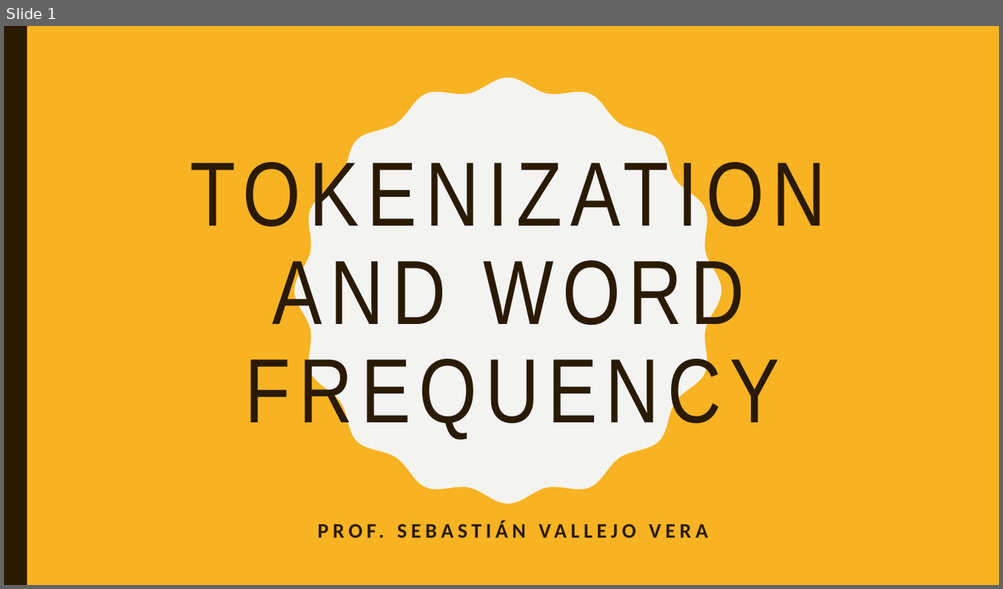
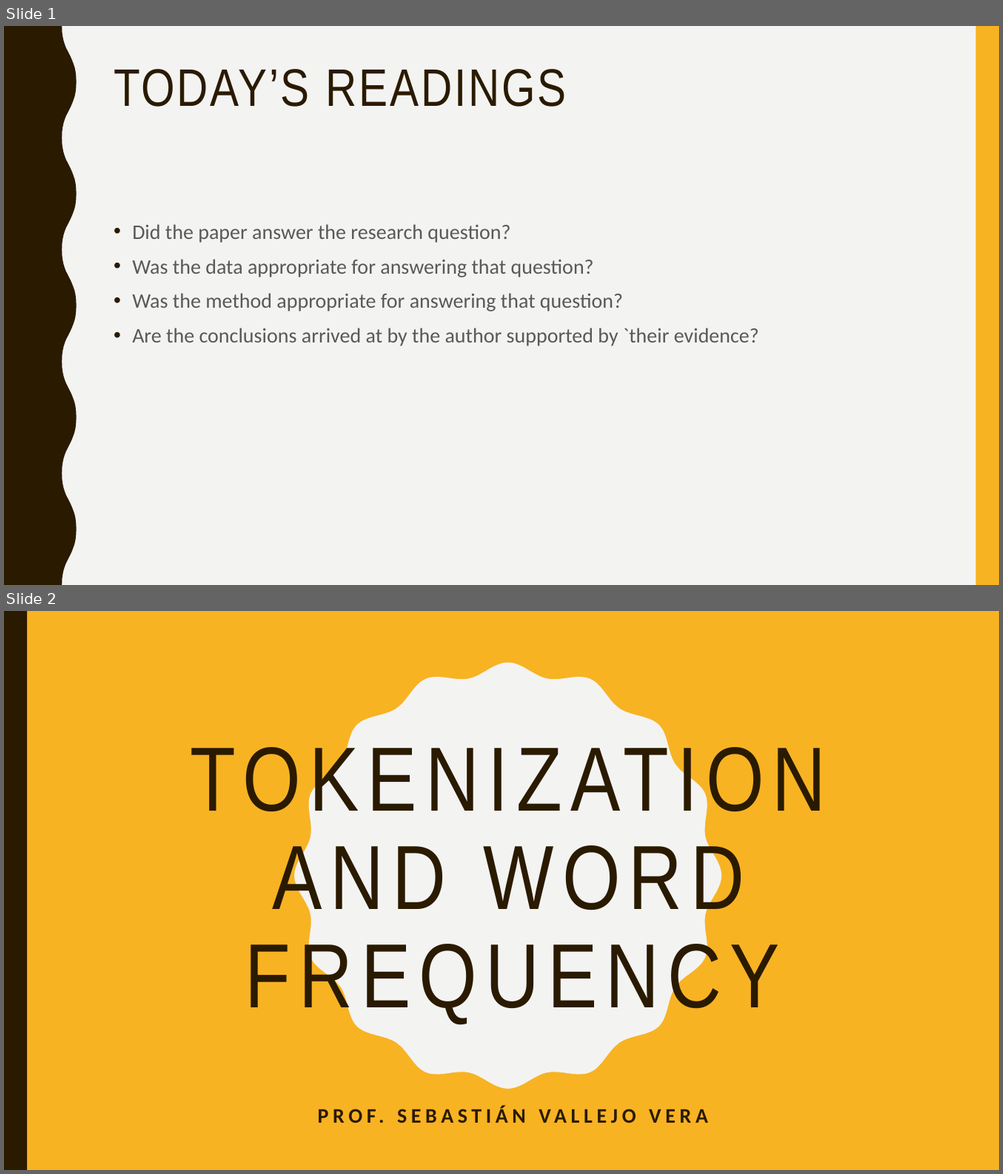
Before and after one commit to svallejovera/cpa_uwo, a slide deck: slides/3 Tokenization and Word Frequency.pptx. Shown one above the other, each under a label of ours: slide 1 before the commit, slides 1 and 2 after it. The pictures are 1003x589 and 1003x1174 pixels, drawn with LibreOffice and Linux fonts; fonts in the diff are those of the drawing. Boxes give left, top, right and bottom in pixels: in the first picture for what was removed or moved away, otherwise in the second. Text is boxed around its words. In the diff, an @@ line names an element or a change of style, - is before the commit and + after.

```diff
--- a/slides/3 Tokenization and Word Frequency.pptx
+++ b/slides/3 Tokenization and Word Frequency.pptx
@@ slide 1 added at box(4, 26, 999, 585), background #F3F3F2 @@
@@ freeform shape added at box(4, 26, 77, 585), fill #2A1A00 @@
@@ rectangle added at box(976, 26, 999, 585), fill #F8B323 @@
@@ title added at box(114, 69, 566, 107), 51 pt, text #2A1A00 @@
+TODAY’S READINGS
@@ text added at box(132, 224, 759, 346), 20 pt, text #595959 @@
+• Did the paper answer the research question?
+• Was the data appropriate for answering that question?
+• Was the method appropriate for answering that question?
+• Are the conclusions arrived at by the author supported by `their evidence?
@@ what was slide 1 is now slide 2 @@
```
Also in this commit, not shown: 16 other files.
